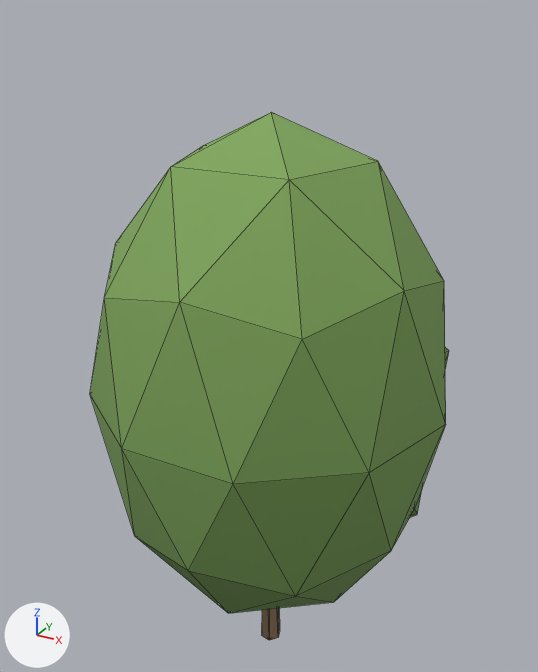
An edit to the glTF model viewer/districts/2050-linkeroever/chunks/c_-6_7.glb, drawn before and after from the same camera.
One viewpoint serves both versions: a 50 mm camera at (-1354.3, 1813.42, 9.88) aimed at (-1359.22, 1822.37, 5.41). The axes (+X, +Y, +Z) are drawn at lower left. The lights are the same throughout. The picture after the commit comes second. Mesh edges are drawn as thin lines. Vertices at exactly the same position are counted once.

The scene before the commit, as lines of its bpy script (objects in view):
```python
me_tree_round_0 = bpy.data.meshes.new('tree_round_0')
me_tree_round_0.from_pydata(...)  # 66 vertices, 120 faces; spans x -0.68..0.68, y -0.7..0.7, z -1.0..1.0
me_tree_round_0.materials.append(mat_tree_vc)
# before: 7 (-0.01, 0.03, 0.06), 8 (0.01, 0.02, 0.06), 14 (0.01, -0.02, 0.06), 20 (-0.01, -0.03, 0.06), 27 (-0.04, -0.02, 0.06)
# before: 29 (-0.04, 0.02, 0.06)
ob_tree_8568 = bpy.data.objects.new('tree_8568', me_tree_round_0)
ob_tree_8568.parent = ob_trees__6_7
ob_tree_8568.location = (0.0496, 0.0171, 4.345)
ob_tree_8568.rotation_euler = (0.0, 0.0, 0.333)  # degrees (0, 0, 19)
ob_tree_8568.scale = (3.71, 3.71, 4.34)
```
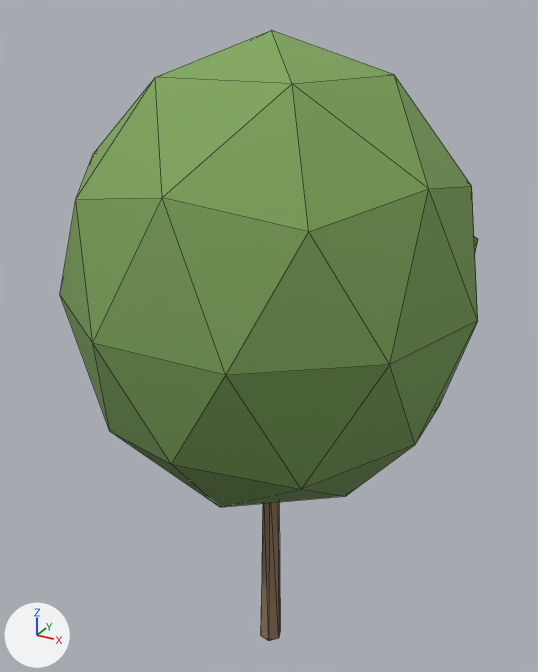
Scene script edits in JSON lines:
```json
{"block": "me_tree_round_0", "where": "# used by ob_tree_8568; parent = ob_trees__6_7; location = (0.0496, 0.0171, 4.345); rotation_euler = (0.0, 0.0, 0.333), in degrees (0, 0, 19); scale = (3.71, 3.71, 4.34)"}
{"op": "remove", "block": "me_tree_round_0", "code": "me_tree_round_0.from_pydata(...)  # 66 vertices, 120 faces; spans x -0.68..0.68, y -0.7..0.7, z -1.0..1.0"}
{"op": "add", "block": "me_tree_round_0", "code": "me_tree_round_0.from_pydata(...)  # 66 vertices, 120 faces; spans x -0.67..0.67, y -0.69..0.69, z -1.0..1.0"}
{"block": "me_tree_round_0", "change": "me_tree_round_0 part 1: the loose piece of 42 vertices spanning x -0.68..0.65, y -0.7..0.7, z -0.76..1.0 is scaled about its middle by (0.989, 0.989, 0.767), then moved by (0.0, 0.0, 0.21)"}
{"block": "me_tree_round_0", "change": "me_tree_round_0 part 2: the loose piece of 12 vertices spanning x -0.17..0.68, y -0.13..0.68, z -0.72..0.52 is scaled about its middle by (0.989, 0.989, 0.712), then moved by (0.0, 0.0, 0.32)"}
{"block": "me_tree_round_0", "change": "me_tree_round_0 part 3"}
{"op": "add", "block": "me_tree_round_0", "code": "for i in [7, 8, 14, 20, 27, 29]: me_tree_round_0.vertices[i].co += Vector((0.0, 0.0, -0.35))"}
{"op": "set", "path": "ob_tree_8568.location", "old": "(0.0496, 0.0171, 4.345)", "new": "(0.0543, 0.0188, 4.822)"}
{"op": "set", "path": "ob_tree_8568.scale", "old": "(3.71, 3.71, 4.34)", "new": "(4.12, 4.12, 4.82)"}
```

Changed parts and their boxes [x1, y1, x2, y2] in the pictures (538 x 672 px; the box of a moved part takes in the faces that stretch with it):
```json
{"object": "tree_8568", "change": "reshaped, moved, rescaled", "before": [90, 112, 449, 640], "after": [60, 30, 478, 641], "on screen": "16% wider, 16% taller"}
{"part": 1, "of": "me_tree_round_0", "change": "moved or reshaped", "before": [90, 112, 446, 614], "after": [60, 30, 478, 507]}
{"part": 2, "of": "me_tree_round_0", "change": "moved or reshaped", "before": [410, 347, 449, 517], "after": [474, 237, 478, 251], "on screen": "mostly hidden"}
{"part": 3, "of": "me_tree_round_0", "change": "moved or reshaped", "before": [262, 608, 280, 640], "after": [261, 502, 280, 641]}
```
